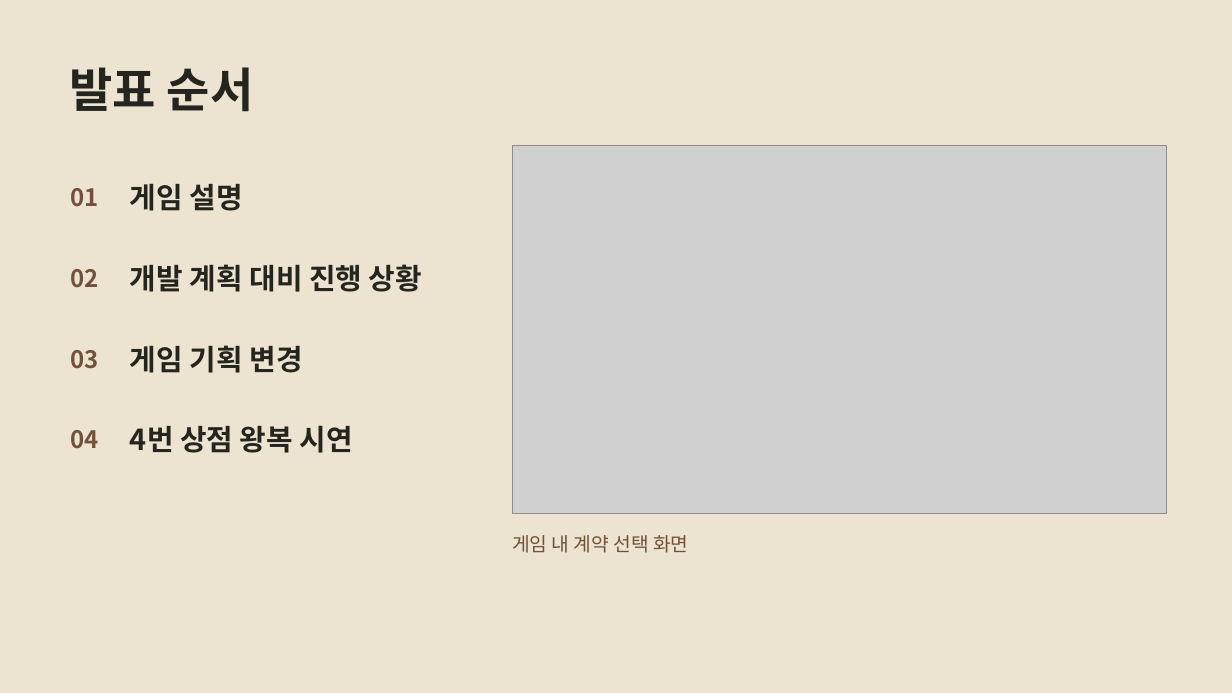
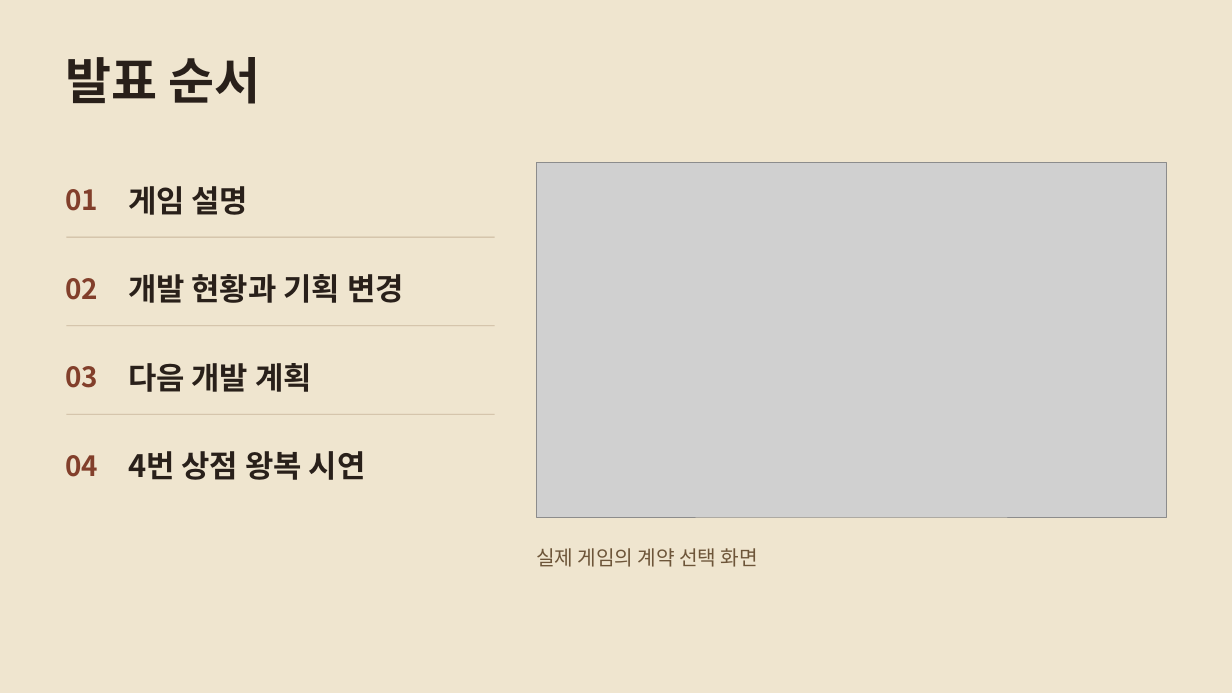
Before and after one commit to yoon778/2D_project, a slide deck: slide 2 of presentation/Dead_Route_2차발표.pptx. Drawn at 1232x693 pixels with LibreOffice and Linux fonts; fonts in the diff are those of the drawing; grey boxes stand for pictures. Boxes give left, top, right and bottom in pixels: in the first picture for what was removed or moved away, otherwise in the second. Text is boxed around its words. In the diff, an @@ line names an element or a change of style, - is before the commit and + after.

Commit message:
docs: R10-11 2차 발표 현황과 다음 개발 계획 정리

```diff
--- a/presentation/Dead_Route_2차발표.pptx
+++ b/presentation/Dead_Route_2차발표.pptx
@@ background #EDE3D1 to #EFE5CF @@
@@ text "발표 순서" moved from (x1=69, y1=67, x2=254, y2=112) to (x1=65, y1=57, x2=261, y2=104) @@
@@ text "발표 순서" at (x1=65, y1=57, x2=261, y2=104): size 36.8 to 39 pt, text colour #252520 to #29201A @@
@@ text "게임 설명" at (x1=128, y1=186, x2=249, y2=215): size 22.5 to 24 pt, text colour #252520 to #29201A @@
@@ picture resized from (x1=512, y1=145, x2=1166, y2=513) to (x1=536, y1=163, x2=1166, y2=518) @@
@@ rectangle added at (x1=67, y1=237, x2=495, y2=238), fill #C8B59A @@
@@ text at (x1=128, y1=274, x2=404, y2=303): text changed; size 22.5 to 24 pt; text colour #252520 to #29201A @@
-개발 계획 대비 진행 상황
+개발 현황과 기획 변경
@@ rectangle added at (x1=67, y1=325, x2=495, y2=326), fill #C8B59A @@
@@ text "03" moved from (x1=70, y1=350, x2=98, y2=369) to (x1=65, y1=366, x2=98, y2=388) @@
@@ text removed at (x1=130, y1=345, x2=302, y2=373) @@
-게임 기획 변경
@@ text added at (x1=128, y1=363, x2=312, y2=392), 24 pt, text #29201A, bold @@
+다음 개발 계획
@@ rectangle added at (x1=67, y1=414, x2=495, y2=415), fill #C8B59A @@
@@ size 18.8 to 21.8 pt, text colour #72513A to #823F2B in 4 elements at (x1=65, y1=278, x2=98, y2=300), (x1=65, y1=189, x2=98, y2=211), (x1=65, y1=366, x2=98, y2=388), (x1=65, y1=455, x2=98, y2=477) @@
@@ text "04" moved from (x1=70, y1=430, x2=98, y2=449) to (x1=65, y1=455, x2=98, y2=477) @@
@@ text "4번 상점 왕복 시연" at (x1=128, y1=451, x2=366, y2=480): size 22.5 to 24 pt, text colour #252520 to #29201A @@
@@ text "4번 상점 왕복 시연" moved from (x1=130, y1=425, x2=353, y2=453) to (x1=128, y1=451, x2=366, y2=480) @@
@@ text at (x1=536, y1=548, x2=758, y2=567): text changed; size 15 to 15.8 pt; text colour #72513A to #6D5539 @@
-게임 내 계약 선택 화면
+실제 게임의 계약 선택 화면
```
Also in this commit, not shown: 4 other slides changed, 2 slides added, 1 slide removed, 3 other files.
